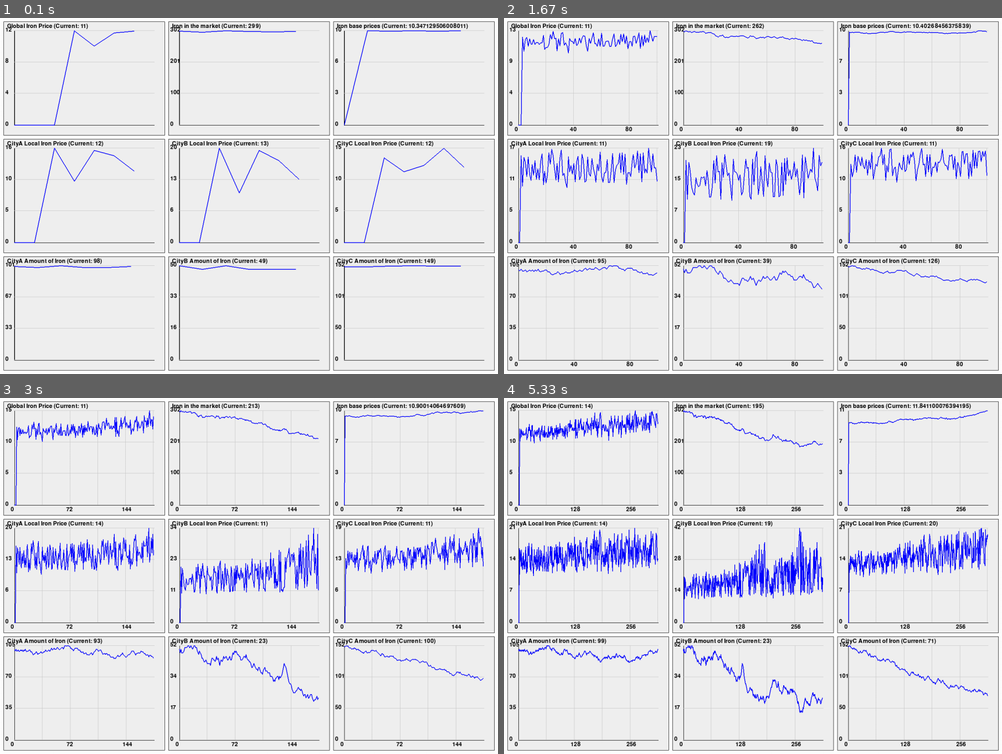
Above: before the commit, frames 1-4 (two rows, left to right).
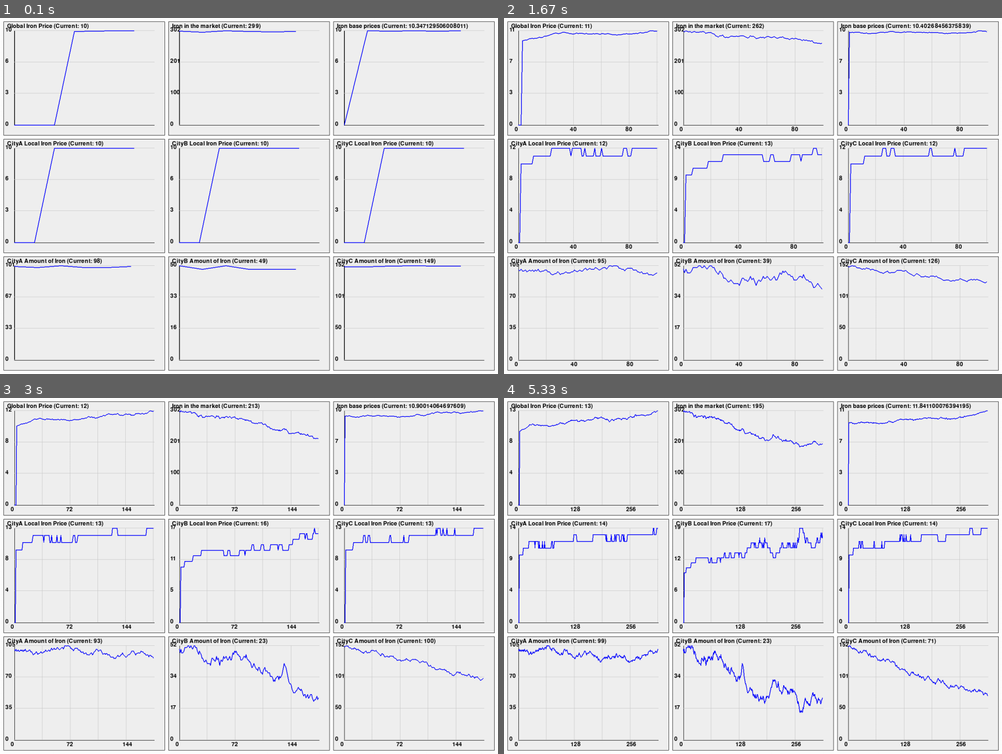
Above: after the commit, the same moments.

Repository: Neptun332/merchant-game-v2
Game: pygame game, started from game.py
Same seed, same stepped clock (60 frames per second), same inputs: the game is played once before the commit and once after it.
Inputs:
- Up to frame 1 (0.1 s): no input
- Up to frame 2 (1.67 s): no input
- Up to frame 3 (3 s): no input
- Up to frame 4 (5.33 s): no input

The runs differ from the first frame. In frame 1, 0.7% of the frame differs, in the area x 1-94%, y 1-63%; in frame 2, 3.2%; in frame 3, 4.4%; in frame 4, 6.1%, in the area x 1-98%, y 1-57%.

Commit message:
average consumption and production as demand and supply

Diff:
--- a/game.py
+++ b/game.py
@@ -95,7 +95,7 @@
             self.display.draw(self.global_market)
             self.display.update()
 
-            if iter > 1000:
+            if iter > 2000:
                 running = False  # Stop after one loop for this example
             iter += 1
 
--- a/global_market.py
+++ b/global_market.py
@@ -12,7 +12,8 @@
         self.cities = cities
         self.npcs = npcs
 
-        self.price_change_factor = 10
+        self.price_change_factor = 5
+        self.number_of_ticks_for_average = 20
         self.total_gold = 0
         self.base_prices = defaultdict(int)
 
@@ -24,7 +25,6 @@
         self.total_consumed = defaultdict(int)
         self.total_produced = defaultdict(int)
         self.total_amount = defaultdict(int)
-
 
         # Track history of consumption and production
         self.consumption_history = defaultdict(list)
@@ -40,7 +40,6 @@
         self.current_price = {
             ResourceName.Iron: self.get_resource_price(ResourceName.Iron)
         }
-
 
         self.local_markets: list[LocalMarket] = []
 
@@ -71,10 +70,10 @@
         return (self.base_prices[resource_name] * (1 + self.get_resource_price_change(resource_name)))
 
     def get_resource_demand(self, resource_name: ResourceName) -> int:
-        return self.total_consumed[resource_name]
+        return self.get_recent_average_consumption(resource_name)
 
     def get_resource_supply(self, resource_name: ResourceName) -> int:
-        return self.total_produced[resource_name] + self.total_amount[resource_name]
+        return self.get_recent_average_production(resource_name) + self.total_amount[resource_name]
 
     def get_resource_price_change(self, resource_name: ResourceName) -> float:
         return self.price_change_factor * (self.get_resource_demand(resource_name) / (self.get_resource_supply(resource_name) + 1))
@@ -139,3 +138,10 @@
             ResourceName.Iron: self.total_gold / sum(self.total_amount.values())
         }
         return self.base_prices
+
+
+    def get_recent_average_production(self, resource_name: ResourceName):
+        return sum(self.production_history[resource_name][-self.number_of_ticks_for_average:]) / self.number_of_ticks_for_average
+
+    def get_recent_average_consumption(self, resource_name: ResourceName):
+        return sum(self.consumption_history[resource_name][-self.number_of_ticks_for_average:]) / self.number_of_ticks_for_average
--- a/local_market.py
+++ b/local_market.py
@@ -8,7 +8,9 @@
 
         self.resources = resources
         self.gold = 5000
-        self.price_change_factor = 10
+        self.price_change_factor = 5
+        self.number_of_ticks_for_average = 20
+
 
         self.produced_resources = defaultdict(int)
         self.consumed_resources = defaultdict(int)
@@ -37,21 +39,19 @@
             self.price_history[resource_name].append(self.current_price[resource_name])
 
             # Update history
-            self.consumption_history[resource_name].append(self.consumption_history[resource_name])
-            self.production_history[resource_name].append(self.production_history[resource_name])
+            self.consumption_history[resource_name].append(self.consumed_resources[resource_name])
+            self.production_history[resource_name].append(self.produced_resources[resource_name])
             self.amount_history[resource_name].append(self.resources[resource_name].amount)
 
-    def get_resource_price(self, resource_name: ResourceName) -> float:
+    def get_resource_price(self, resource_name: ResourceName) -> int:
         """Calculate the current price for a resource"""
-        return self.base_prices[resource_name] * (1 + self.get_resource_price_change(resource_name))
+        return int(self.base_prices[resource_name] * (1 + self.get_resource_price_change(resource_name)))
 
     def get_resource_demand(self, resource_name: ResourceName) -> int:
-        """Get the current demand for a resource"""
-        return self.consumed_resources[resource_name]
+        return self.get_recent_average_consumption(resource_name)
 
     def get_resource_supply(self, resource_name: ResourceName) -> int:
-        """Get the current supply for a resource"""
-        return self.produced_resources[resource_name] + self.resources[resource_name].amount
+        return self.get_recent_average_production(resource_name) + self.resources[resource_name].amount
 
     def get_resource_price_change(self, resource_name: ResourceName) -> float:
         return self.price_change_factor * (self.get_resource_demand(resource_name) / (self.get_resource_supply(resource_name) + 1))
@@ -65,3 +65,9 @@
         actual_consumption = min(amount, self.resources[resource_name].amount)
         self.resources[resource_name].amount -= actual_consumption
         self.consumed_resources[resource_name] = actual_consumption
+
+    def get_recent_average_production(self, resource_name: ResourceName):
+        return sum(self.production_history[resource_name][-self.number_of_ticks_for_average:]) / self.number_of_ticks_for_average
+
+    def get_recent_average_consumption(self, resource_name: ResourceName):
+        return sum(self.consumption_history[resource_name][-self.number_of_ticks_for_average:]) / self.number_of_ticks_for_average
